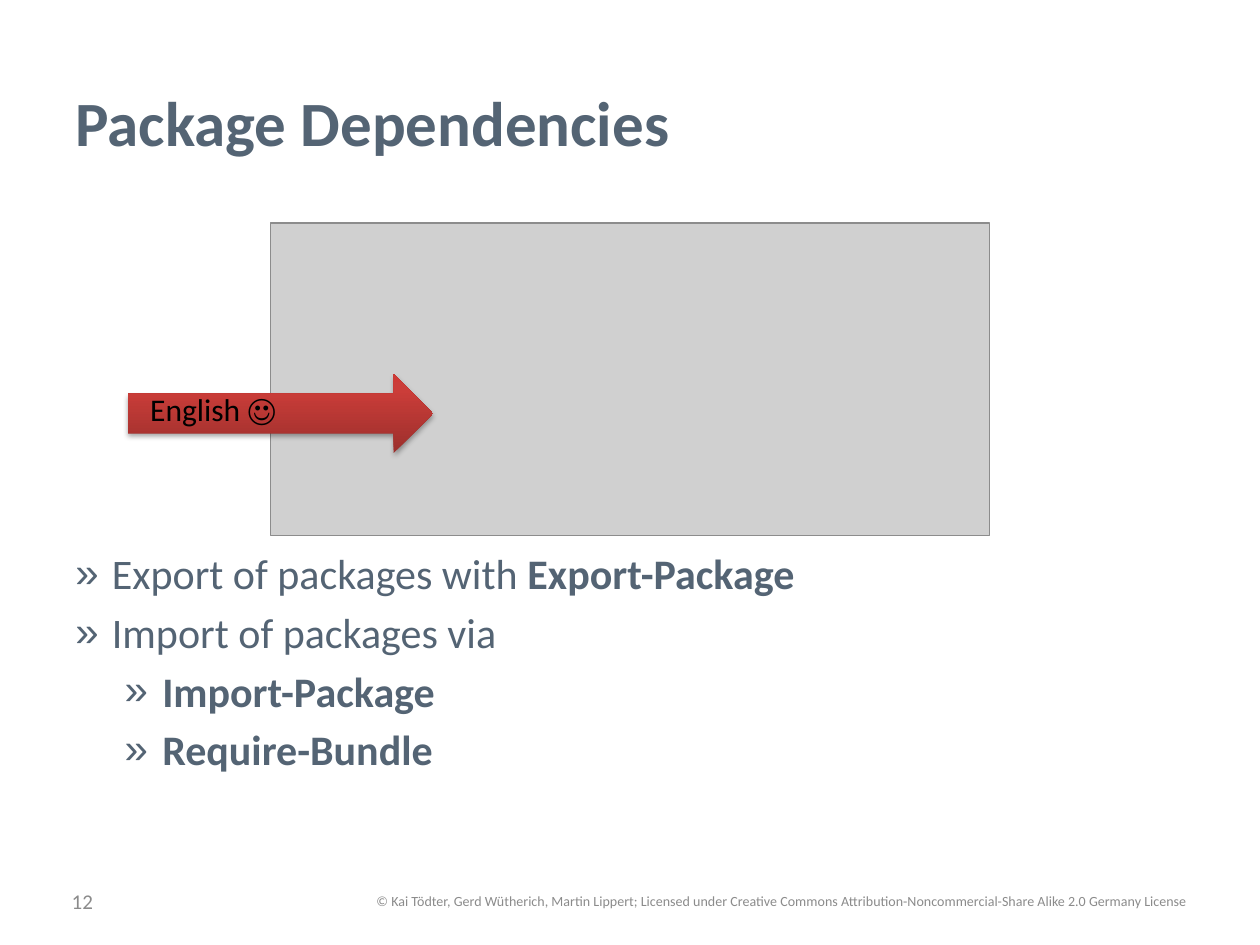
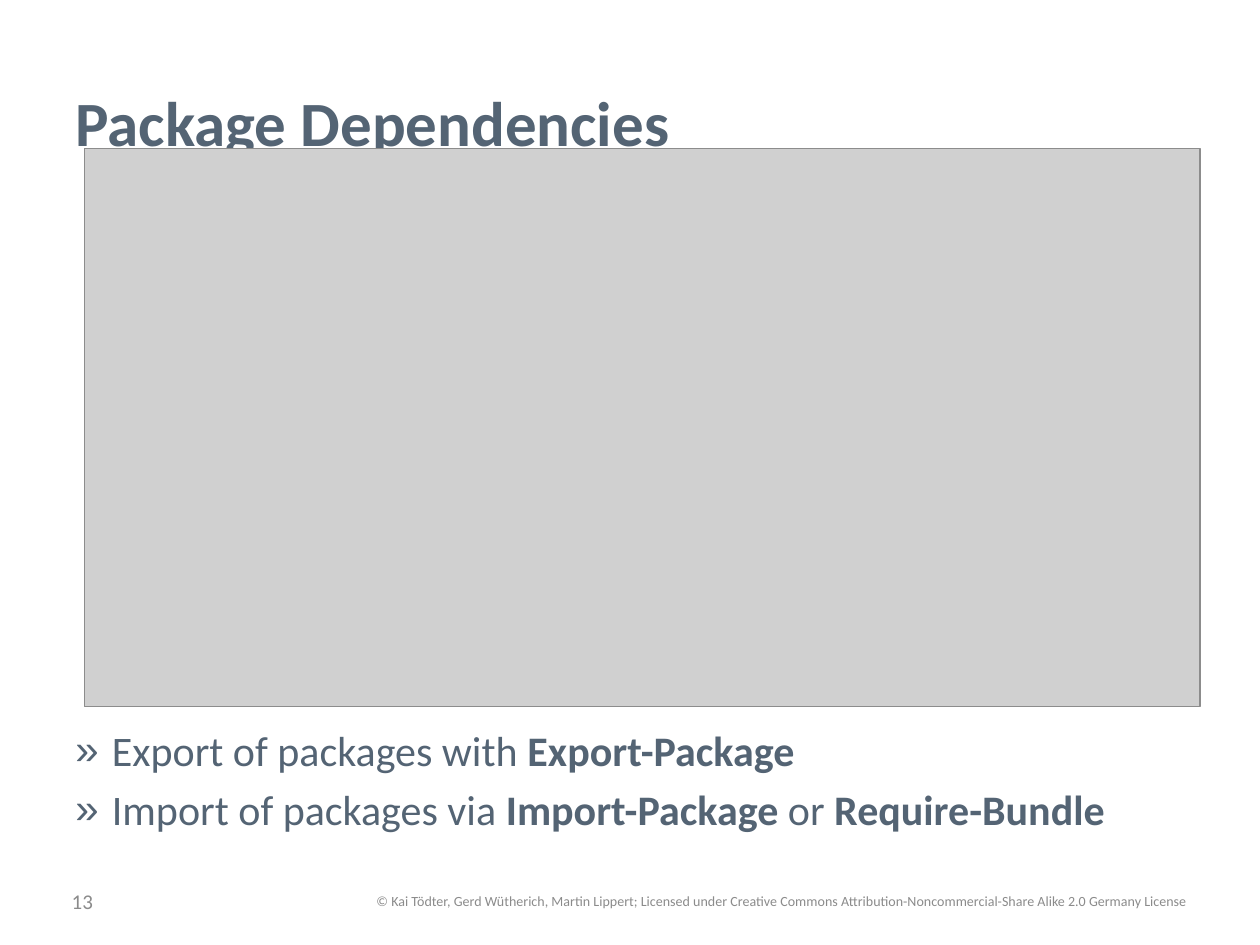
Before and after one commit to osgi-forks/osgi-person-manager, a slide deck: slide 13 of presentations/Patterns and Best Practices for dynamic OSGi Applications.pptx (slide 12 before the commit). Drawn at 1260x945 pixels with LibreOffice and Linux fonts; fonts in the diff are those of the drawing; grey boxes stand for pictures; background and template pictures are left out. Boxes give left, top, right and bottom in pixels: in the first picture for what was removed or moved away, otherwise in the second. Text is boxed around its words. In the diff, an @@ line names an element or a change of style, - is before the commit and + after.

```diff
--- a/presentations/Patterns and Best Practices for dynamic OSGi Applications.pptx
+++ b/presentations/Patterns and Best Practices for dynamic OSGi Applications.pptx
@@ picture added at [84, 149, 1200, 707] @@
@@ picture removed at [271, 223, 990, 536] @@
@@ right arrow removed at [129, 374, 433, 454] @@
@@ text removed at [150, 399, 240, 427] @@
-English ☺
@@ text "Export of packages with Export-Package": place and size @@
-text "Export of packages with Export-Package" at [112, 559, 794, 772]
+text "Export of packages with Export-Package" at [112, 736, 1104, 832]
@@ text at [112, 795, 1104, 832]: text changed @@
-» Import of packages via
-  » Import-Package
-  » Require-Bundle
+» Import of packages via Import-Package or Require-Bundle
@@ page number at [72, 895, 93, 909]: text changed @@
-12
+13
```
Also in this commit, not shown: 13 other slides changed, 2 slides added, 5 slides removed.
